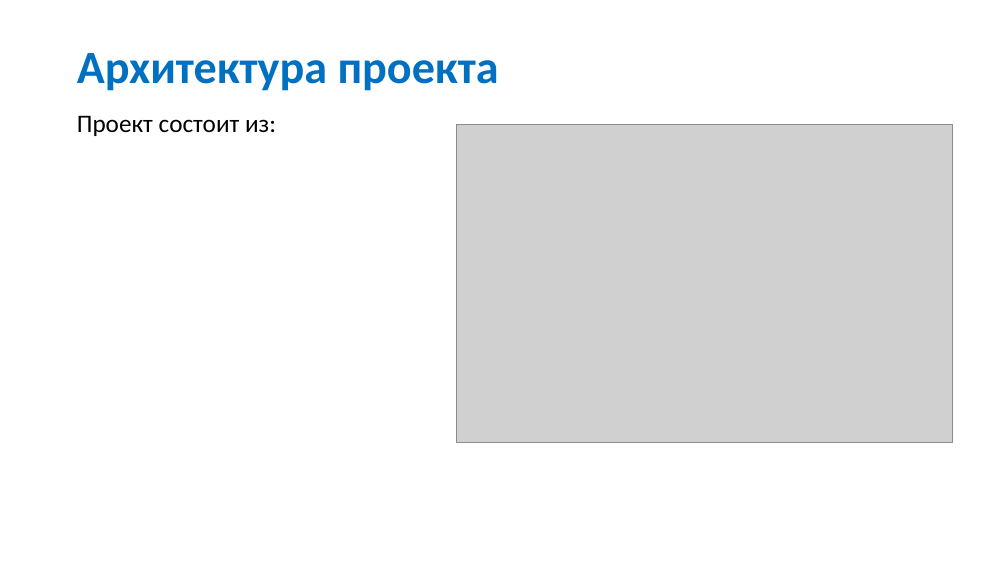
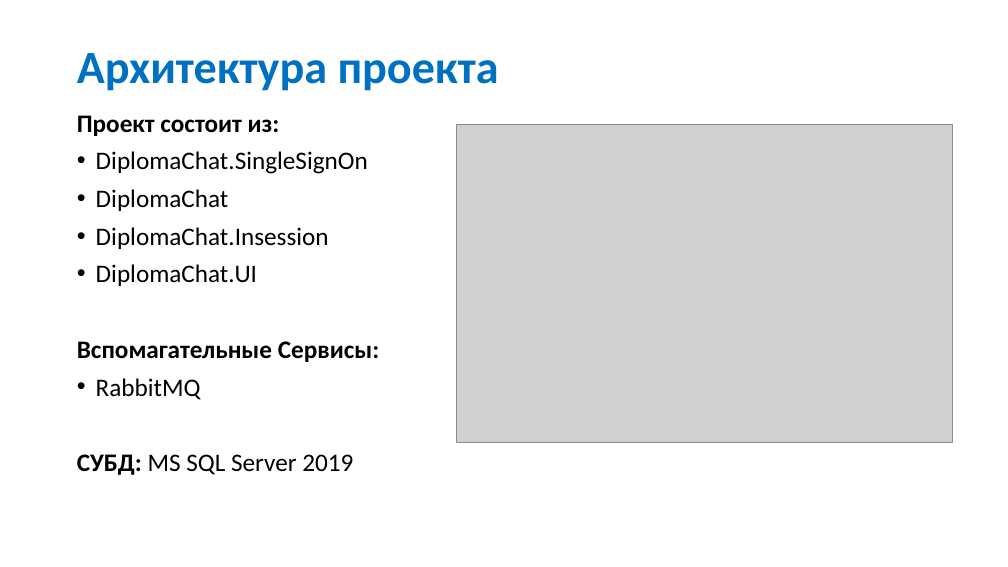
Before and after one commit to ArtiomCiobanu/UniversityStuff, a slide deck: slide 5 of Semester 6/Diploma/Презентация Дипломная Работа Чобану Артём I1902.pptx. Drawn at 1008x567 pixels with LibreOffice and Linux fonts; fonts in the diff are those of the drawing; grey boxes stand for pictures. Boxes give left, top, right and bottom in pixels: in the first picture for what was removed or moved away, otherwise in the second. Text is boxed around its words. In the diff, an @@ line names an element or a change of style, - is before the commit and + after.

```diff
--- a/Semester 6/Diploma/Презентация Дипломная Работа Чобану Артём I1902.pptx
+++ b/Semester 6/Diploma/Презентация Дипломная Работа Чобану Артём I1902.pptx
@@ text at box(77, 115, 280, 136): bold on in "Проект состоит из:" @@
@@ text at box(77, 151, 379, 475): paragraphs added @@
+• DiplomaChat.SingleSignOn
+• DiplomaChat
+• DiplomaChat.Insession
+• DiplomaChat.UI
+Вспомагательные Сервисы:
+• RabbitMQ
+СУБД: MS SQL Server 2019
```
Also in this commit, not shown: 1 other slide changed.
